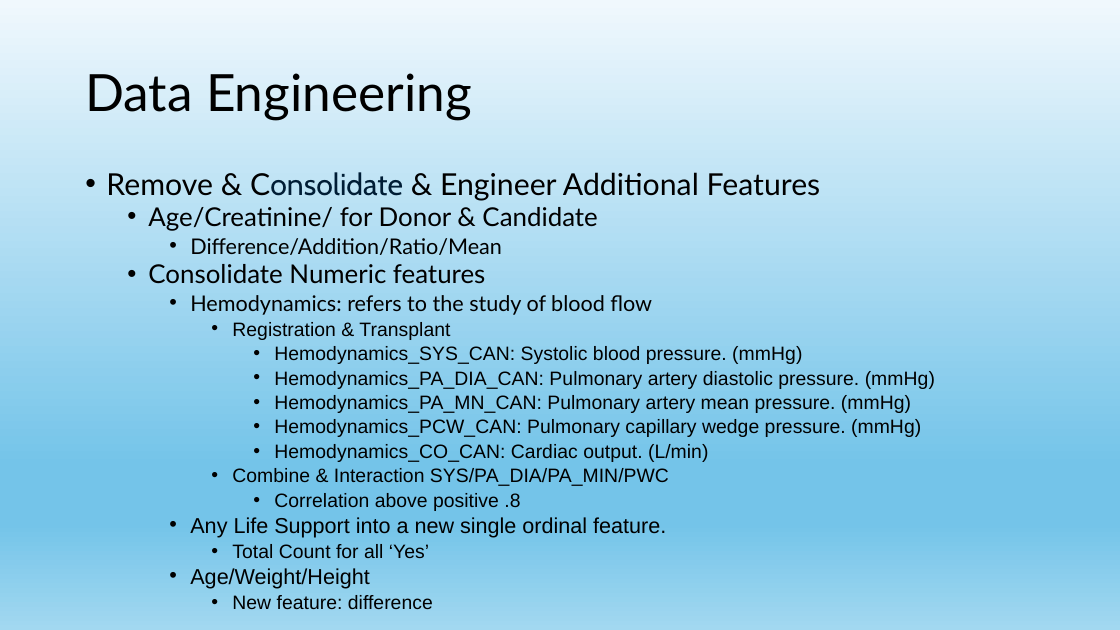
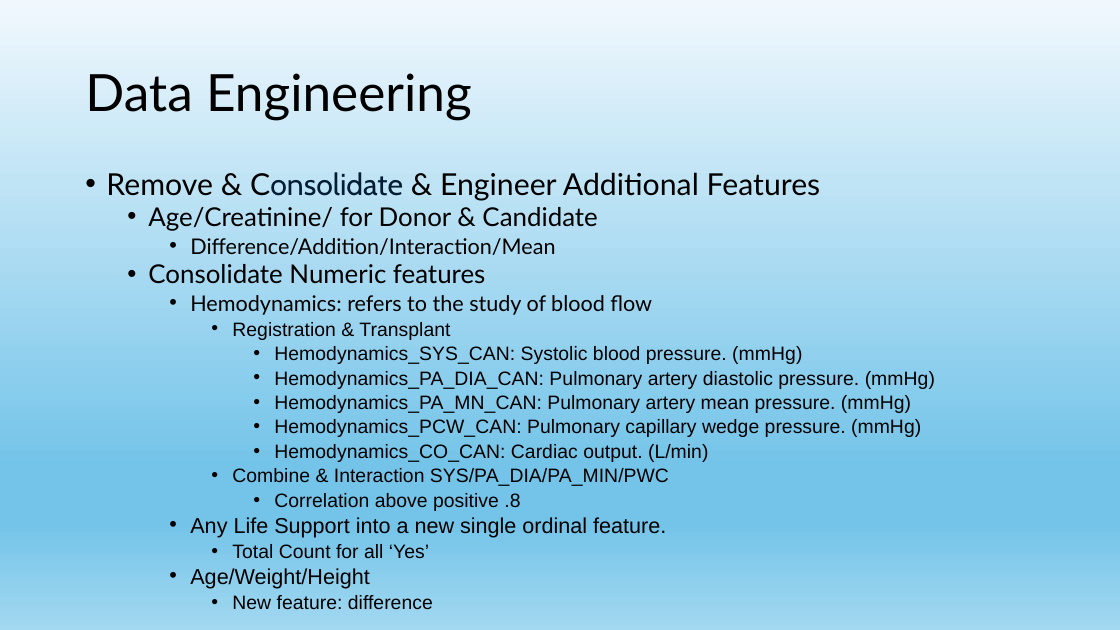
Before and after one commit to Denvirgama/Project, a slide deck: slide 2 of UNOS/UNOS_Discretization.pptx. Drawn at 1120x630 pixels with LibreOffice and Linux fonts; fonts in the diff are those of the drawing. Boxes give left, top, right and bottom in pixels: in the first picture for what was removed or moved away, otherwise in the second. Text is boxed around its words. In the diff, an @@ line names an element or a change of style, - is before the commit and + after.

```diff
--- a/UNOS/UNOS_Discretization.pptx
+++ b/UNOS/UNOS_Discretization.pptx
@@ text at (x1=190, y1=238, x2=555, y2=255): text changed @@
-    • Difference/Addition/Ratio/Mean
+    • Difference/Addition/Interaction/Mean
```
Also in this commit, not shown: 3 slides added, 2 slides removed, 5 other files.
